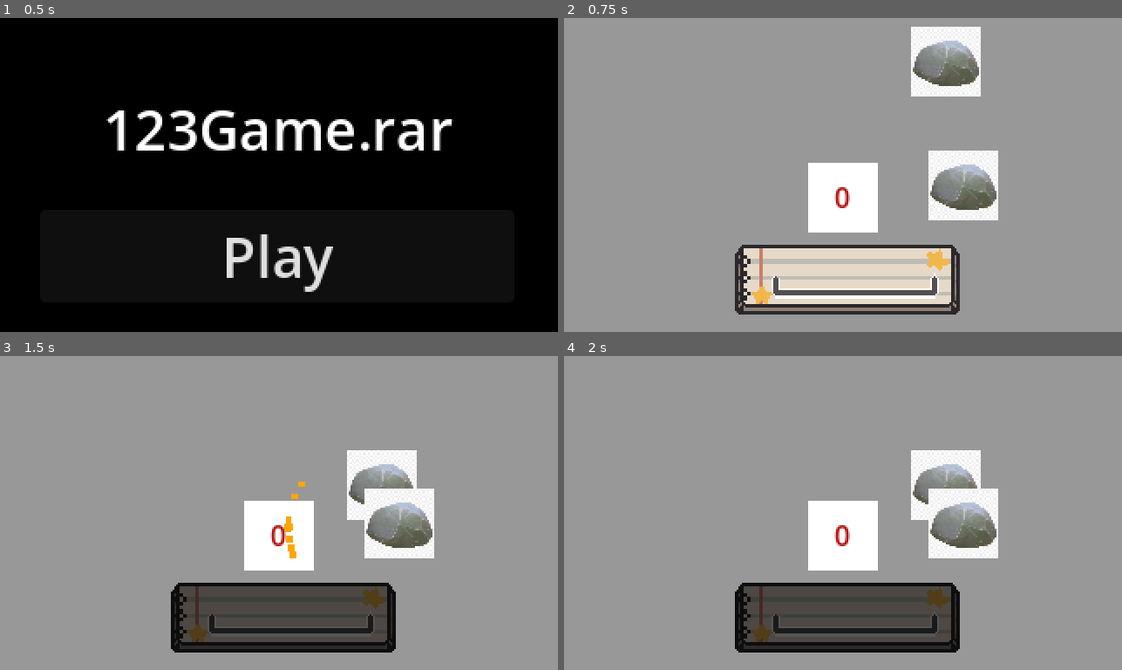
Above: before the commit, frames 1-4 (two rows, left to right).
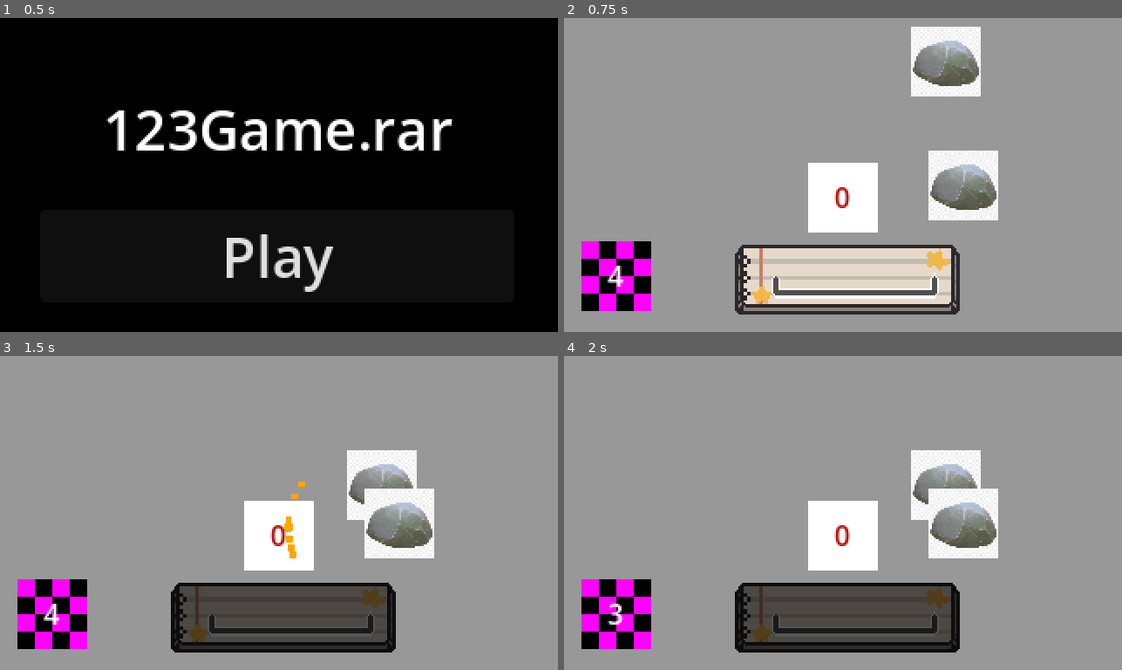
Above: after the commit, the same moments.

Repository: somichev-dev/123gamerar
Game: Godot game, scene res://scenes/menu.tscn
Two runs of this game, one before a commit and one after it. Both use one fixed random seed, a clock stepped at 60 frames per second and the inputs below.
Inputs (mouse positions are in pixels of both pictures, inside the frame that each line leads up to):
- Up to frame 1 (0.5 s): no input
- Up to frame 2 (0.75 s): click "Play" at 0.5 s
- Up to frame 3 (1.5 s): tap Enter at 1.25 s; move the mouse to (401, 497) at 1.27 s; hold D (key_right) from 1.28 s (still down); hold Space (key_generic) from 1.28 s (still down)
- Up to frame 4 (2 s): keep holding D (key_right); keep holding Space (key_generic)

Frame 1 is identical in both runs. In frame 2, 2.8% of the frame differs, in the area x 3-16%, y 71-94%; in frame 3, 2.8%; in frame 4, 2.8%.

Commit message:
Добавить переходы между уровнями

Diff:
--- a/project.godot
+++ b/project.godot
@@ -19,6 +19,8 @@
 
 Lives="*uid://dlwoyt2revmrv"
 Achievements="*uid://btk2a0ft4f400"
+LevelSelector="*uid://dlsnrohh4i46q"
+GamestateStorage="*uid://cdy0qw1r2qvl8"
 
 [display]
 
--- a/scenes/rock_bonfire.tscn
+++ b/scenes/rock_bonfire.tscn
@@ -6,6 +6,8 @@
 
 [sub_resource type="LabelSettings" id="LabelSettings_ebskc"]
 font_color = Color(0.69803923, 0.05882353, 0.05882353, 1)
+
+[sub_resource type="PlaceholderTexture2D" id="PlaceholderTexture2D_f5fog"]
 
 [node name="RockBonfire" type="Node2D" unique_id=2084350268]
 script = ExtResource("1_o5my1")
@@ -80,3 +82,18 @@
 [node name="SparksPoint" type="Node2D" parent="." unique_id=1778408963]
 unique_name_in_owner = true
 position = Vector2(208, 77)
+
+[node name="TimerTexture" type="TextureRect" parent="." unique_id=252396022]
+offset_left = 10.0
+offset_top = 128.0
+offset_right = 50.0
+offset_bottom = 168.0
+texture = SubResource("PlaceholderTexture2D_f5fog")
+
+[node name="Label" type="Label" parent="TimerTexture" unique_id=1386318689]
+layout_mode = 0
+offset_right = 40.0
+offset_bottom = 40.0
+text = "5"
+horizontal_alignment = 1
+vertical_alignment = 1
--- a/scenes/stick_bonfire.tscn
+++ b/scenes/stick_bonfire.tscn
@@ -6,6 +6,8 @@
 
 [sub_resource type="LabelSettings" id="LabelSettings_vwr0o"]
 font_color = Color(0.69803923, 0.05882353, 0.05882353, 1)
+
+[sub_resource type="PlaceholderTexture2D" id="PlaceholderTexture2D_kfwu0"]
 
 [node name="StickBonfire" type="Node2D" unique_id=54306289]
 script = ExtResource("1_lg7o3")
@@ -78,3 +80,19 @@
 offset_right = 40.0
 offset_bottom = 40.0
 color = Color(0.20511726, 0.2051175, 0.20511737, 0.6745098)
+
+[node name="TimerTexture" type="TextureRect" parent="Control" unique_id=619906892]
+layout_mode = 0
+offset_left = 10.0
+offset_top = 128.0
+offset_right = 50.0
+offset_bottom = 168.0
+texture = SubResource("PlaceholderTexture2D_kfwu0")
+
+[node name="Label" type="Label" parent="Control/TimerTexture" unique_id=1078702178]
+layout_mode = 0
+offset_right = 40.0
+offset_bottom = 40.0
+text = "5"
+horizontal_alignment = 1
+vertical_alignment = 1
--- a/scenes/test_minigame.tscn
+++ /dev/null
@@ -1,28 +0,0 @@
-[gd_scene format=3 uid="uid://cwwq2nbw8dto0"]
-
-[ext_resource type="Script" uid="uid://k7pjxn2ujxmx" path="res://scripts/test_minigame.gd" id="1_4dvvg"]
-[ext_resource type="Texture2D" uid="uid://dywjpg3ucruuy" path="res://textures/icon.svg" id="2_rnjyy"]
-
-[sub_resource type="RectangleShape2D" id="RectangleShape2D_tg3de"]
-size = Vector2(130, 128)
-
-[node name="Node2D" type="Node2D" unique_id=1977432031]
-script = ExtResource("1_4dvvg")
-
-[node name="Sprite2D" type="Sprite2D" parent="." unique_id=1482144707]
-position = Vector2(161, 85)
-texture = ExtResource("2_0e48y")
-
-[node name="Node2D" type="Node2D" parent="Sprite2D" unique_id=181117964]
-
-[node name="Area2D" type="Area2D" parent="Sprite2D" unique_id=1994235138]
-
-[node name="CollisionShape2D" type="CollisionShape2D" parent="Sprite2D/Area2D" unique_id=691837584]
-shape = SubResource("RectangleShape2D_tg3de")
-
-[node name="Timer" type="Timer" parent="." unique_id=1288519804]
-wait_time = 1.5
-
-[connection signal="mouse_entered" from="Sprite2D/Area2D" to="." method="_on_area_2d_mouse_entered"]
-[connection signal="mouse_exited" from="Sprite2D/Area2D" to="." method="_on_area_2d_mouse_exited"]
-[connection signal="timeout" from="Timer" to="." method="_on_timer_timeout"]
--- /dev/null
+++ b/scenes/transition_screen.tscn
@@ -0,0 +1,91 @@
+[gd_scene format=3 uid="uid://e7824dsjmo2f"]
+
+[ext_resource type="Script" uid="uid://bqgpyypy5tbqt" path="res://scripts/transition_screen.gd" id="1_12c8c"]
+
+[sub_resource type="PlaceholderTexture2D" id="PlaceholderTexture2D_f5fog"]
+
+[node name="TransitionScreen" type="Node2D" unique_id=1545455423]
+script = ExtResource("1_12c8c")
+
+[node name="ColorRect" type="ColorRect" parent="." unique_id=828700921]
+offset_right = 320.0
+offset_bottom = 180.0
+color = Color(0.12225223, 0.12225223, 0.12225223, 1)
+
+[node name="FailureSprite" type="Sprite2D" parent="ColorRect" unique_id=791546564]
+unique_name_in_owner = true
+position = Vector2(159, 85)
+texture = SubResource("PlaceholderTexture2D_f5fog")
+
+[node name="Label" type="Label" parent="ColorRect/FailureSprite" unique_id=945333349]
+offset_left = -21.0
+offset_top = -12.0
+offset_right = 19.0
+offset_bottom = 11.0
+text = ":("
+horizontal_alignment = 1
+vertical_alignment = 1
+
+[node name="SuccessSprite" type="Sprite2D" parent="ColorRect" unique_id=1419334003]
+unique_name_in_owner = true
+position = Vector2(159, 85)
+texture = SubResource("PlaceholderTexture2D_f5fog")
+
+[node name="Label" type="Label" parent="ColorRect/SuccessSprite" unique_id=1482952522]
+offset_left = -21.0
+offset_top = -12.0
+offset_right = 19.0
+offset_bottom = 11.0
+text = ":)"
+horizontal_alignment = 1
+vertical_alignment = 1
+
+[node name="SurprisedSprite" type="Sprite2D" parent="ColorRect" unique_id=644429396]
+unique_name_in_owner = true
+position = Vector2(159, 85)
+texture = SubResource("PlaceholderTexture2D_f5fog")
+
+[node name="Label" type="Label" parent="ColorRect/SurprisedSprite" unique_id=1378414975]
+offset_left = -21.0
+offset_top = -12.0
+offset_right = 19.0
+offset_bottom = 11.0
+text = ":0"
+horizontal_alignment = 1
+vertical_alignment = 1
+
+[node name="FasterSprite" type="Sprite2D" parent="ColorRect" unique_id=795711905]
+unique_name_in_owner = true
+position = Vector2(159, 85)
+texture = SubResource("PlaceholderTexture2D_f5fog")
+
+[node name="Label" type="Label" parent="ColorRect/FasterSprite" unique_id=1602352927]
+offset_left = -21.0
+offset_top = -12.0
+offset_right = 19.0
+offset_bottom = 11.0
+text = ">:)"
+horizontal_alignment = 1
+vertical_alignment = 1
+
+[node name="PassedLevels" type="Label" parent="ColorRect" unique_id=576422410]
+unique_name_in_owner = true
+layout_mode = 1
+anchors_preset = 8
+anchor_left = 0.5
+anchor_top = 0.5
+anchor_right = 0.5
+anchor_bottom = 0.5
+offset_left = -20.0
+offset_top = -62.0
+offset_right = 20.0
+offset_bottom = -39.0
+grow_horizontal = 2
+grow_vertical = 2
+horizontal_alignment = 1
+vertical_alignment = 1
+
+[node name="TransitionTimer" type="Timer" parent="." unique_id=909491727]
+unique_name_in_owner = true
+
+[connection signal="timeout" from="TransitionTimer" to="." method="_on_transition_timer_timeout"]
--- /dev/null
+++ b/scripts/gamestate_storage.gd
@@ -0,0 +1,12 @@
+extends Node
+
+enum TransitionScreenState {
+	GOOD,
+	BAD,
+	SURPRISED,
+	FASTER
+}
+
+var transition_state: TransitionScreenState = TransitionScreenState.SURPRISED     ## for transition screen state
+var passed_levels: int = 0        ## score keeping
+var difficulty_scale: float = 1.0 ## increases as the game goes on
--- /dev/null
+++ b/scripts/level_selector.gd
@@ -0,0 +1,18 @@
+extends Node
+
+@export var level_list = [
+	"res://scenes/rock_bonfire.tscn",
+	"res://scenes/stick_bonfire.tscn",
+]
+@onready var _current_levels = []
+
+
+func get_next_level() -> String:
+	if _current_levels.is_empty():
+		_regen_levels()
+	return _current_levels.pop_at(randi_range(0, _current_levels.size() - 1))
+
+
+func _regen_levels() -> void:
+	_current_levels = level_list.duplicate()
+	_current_levels.shuffle()
--- a/scripts/rock_bonfire.gd
+++ b/scripts/rock_bonfire.gd
@@ -3,6 +3,10 @@
 
 @export var decay_rate: float = 0.1
 @export var key_press_rate: float = 0.05
+@export var timer_amount: float = 5.0
+@export var win_threshold: float = 0.9
+
+@onready var _current_timer_amount: float = timer_amount
 var _rock_position: bool = false ## used to switch between frames for rocks
 var _completion_amount: float = 0 :
 	set(value):
@@ -11,13 +15,21 @@
 
 var modulation_colors = [Color("555555"), Color("FFFFFF")]
 @export var rock_positions = [Vector2(199.0, 5.0), Vector2(199.0, 54.0)]
-var sparks_scene = preload("res://sparks.tscn")
+var sparks_scene = preload("res://scenes/sparks.tscn")
 
 
 func _process(delta: float) -> void:
 	_completion_amount -= decay_rate * delta
 	$Control/ColorRect2/Label.text = str(int(_completion_amount * 4))
 
+	## win/transition block
+	_current_timer_amount -= delta
+	$TimerTexture/Label.text = str(int(_current_timer_amount))
+	if _current_timer_amount <= 0:
+		var has_won = _completion_amount >= win_threshold
+		GamestateStorage.passed_levels += int(has_won)
+		GamestateStorage.transition_state = GamestateStorage.TransitionScreenState.GOOD if has_won else GamestateStorage.TransitionScreenState.BAD
+		get_tree().change_scene_to_file("res://scenes/transition_screen.tscn")
 
 func _unhandled_input(event: InputEvent) -> void:
 	if event.is_action_pressed("key_generic"):
--- a/scripts/stick_bonfire.gd
+++ b/scripts/stick_bonfire.gd
@@ -3,6 +3,10 @@
 
 @export var decay_rate: float = 0.1
 @export var key_press_rate: float = 0.05
+@export var timer_amount: float = 5.0
+@export var win_threshold: float = 0.9
+
+@onready var _current_timer_amount: float = timer_amount
 var _stick_position: bool = false ## used to switch between frames for stick/hands
 var _completion_amount: float = 0 :
 	set(value):
@@ -16,6 +20,15 @@
 	$Control/TextureRectLeft.visible = !_stick_position
 	$Control/TextureRectRight.visible = _stick_position
 
+	## win/transition block
+	_current_timer_amount -= delta
+	$Control/TimerTexture/Label.text = str(int(_current_timer_amount))
+	if _current_timer_amount <= 0:
+		var has_won: bool = (_completion_amount >= win_threshold)
+		GamestateStorage.passed_levels += int(has_won)
+		GamestateStorage.transition_state = GamestateStorage.TransitionScreenState.GOOD if has_won else GamestateStorage.TransitionScreenState.BAD
+		get_tree().change_scene_to_file("res://scenes/transition_screen.tscn")
+
 
 func _unhandled_input(event: InputEvent) -> void:
 	if event.is_action_pressed("key_left") and !_stick_position:
--- /dev/null
+++ b/scripts/transition_screen.gd
@@ -0,0 +1,25 @@
+extends Node2D
+
+
+@export var transition_time: float = 2.0
+@onready var state_nodes = [
+	%SuccessSprite,
+	%FailureSprite,
+	%SurprisedSprite,
+	%FasterSprite
+]
+
+func _ready() -> void:
+	%TransitionTimer.start(transition_time)
+	%PassedLevels.text = str(GamestateStorage.passed_levels)
+	_disable_all_states()
+	state_nodes[GamestateStorage.transition_state].visible = true
+
+
+func _on_transition_timer_timeout() -> void:
+	get_tree().change_scene_to_file(LevelSelector.get_next_level())
+
+
+func _disable_all_states() -> void:
+	for n in state_nodes:
+		n.visible = false
Renamed: sparks.tscn -> scenes/sparks.tscn
Not shown, added: scripts/gamestate_storage.gd.uid
Not shown, added: scripts/level_selector.gd.uid
Renamed: lives.gd -> scripts/lives.gd
Renamed: lives.gd.uid -> scripts/lives.gd.uid
Not shown, added: scripts/transition_screen.gd.uid
Binary file added: textures/menu_bg.png
Not shown, added: textures/menu_bg.png.import
Binary file added: textures/menu_elements.png
Not shown, added: textures/menu_elements.png.import
